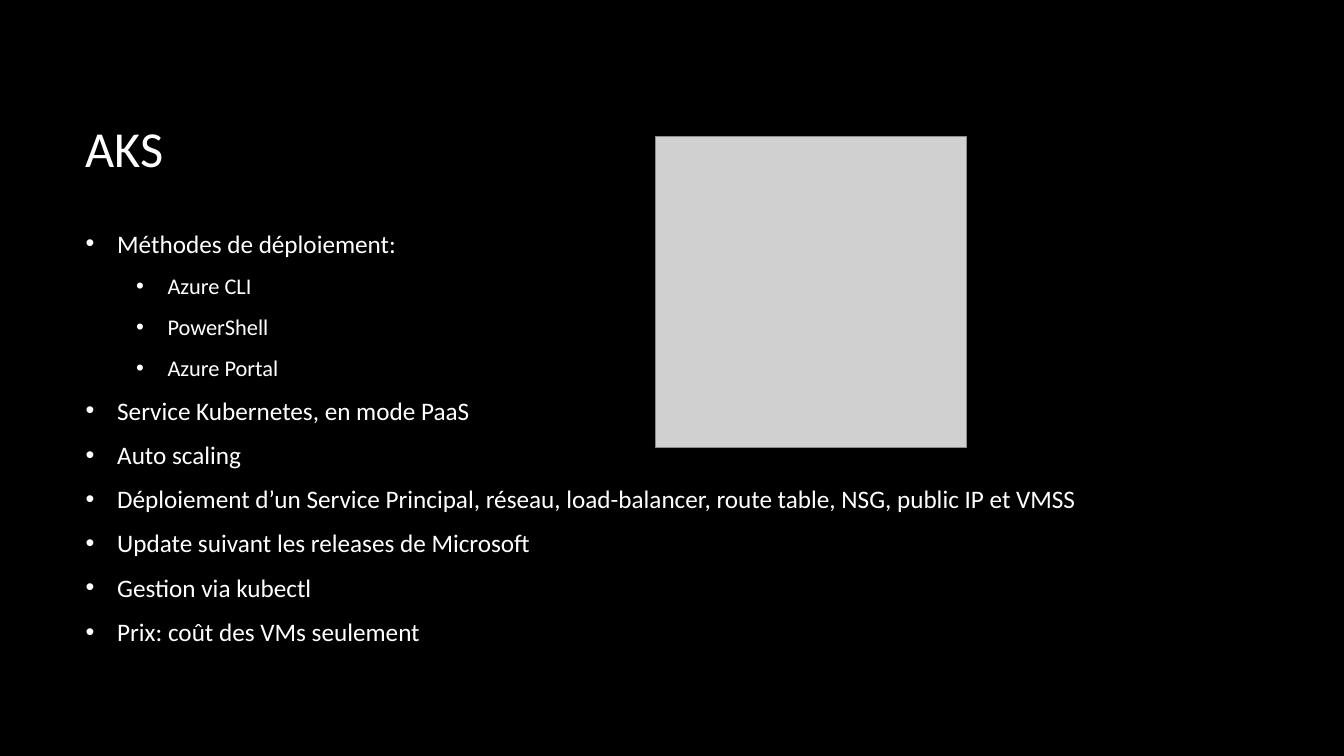
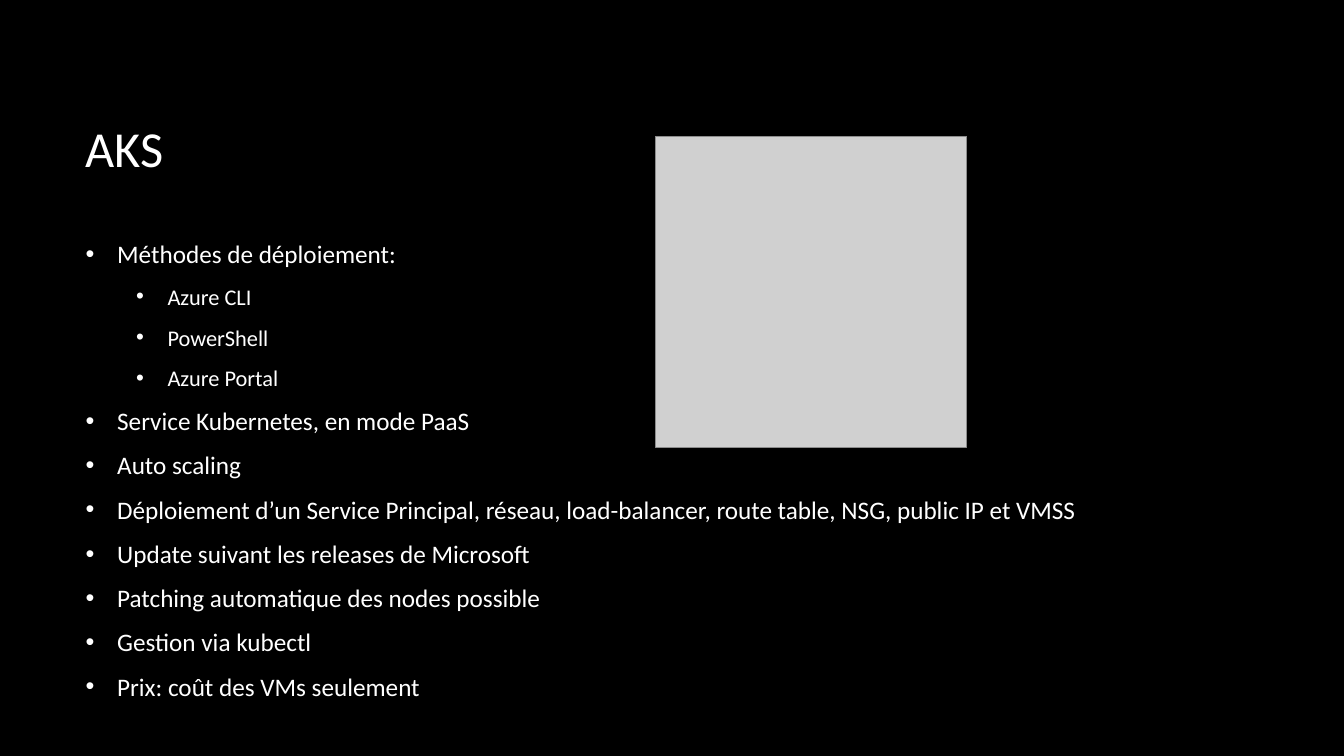
Before and after one commit to Flodu31/Presentations, a slide deck: slide 5 of DevDay_17112020/DevDay.pptx. Drawn at 1344x756 pixels with LibreOffice and Linux fonts; fonts in the diff are those of the drawing; grey boxes stand for pictures; background and template pictures are left out. Boxes give left, top, right and bottom in pixels: in the first picture for what was removed or moved away, otherwise in the second. Text is boxed around its words. In the diff, an @@ line names an element or a change of style, - is before the commit and + after.

```diff
--- a/DevDay_17112020/DevDay.pptx
+++ b/DevDay_17112020/DevDay.pptx
@@ text at [117,589,539,612]: paragraph added @@
+• Patching automatique des nodes possible
```
Also in this commit, not shown: 5 other slides changed, 1 slide added, 5 other files.
